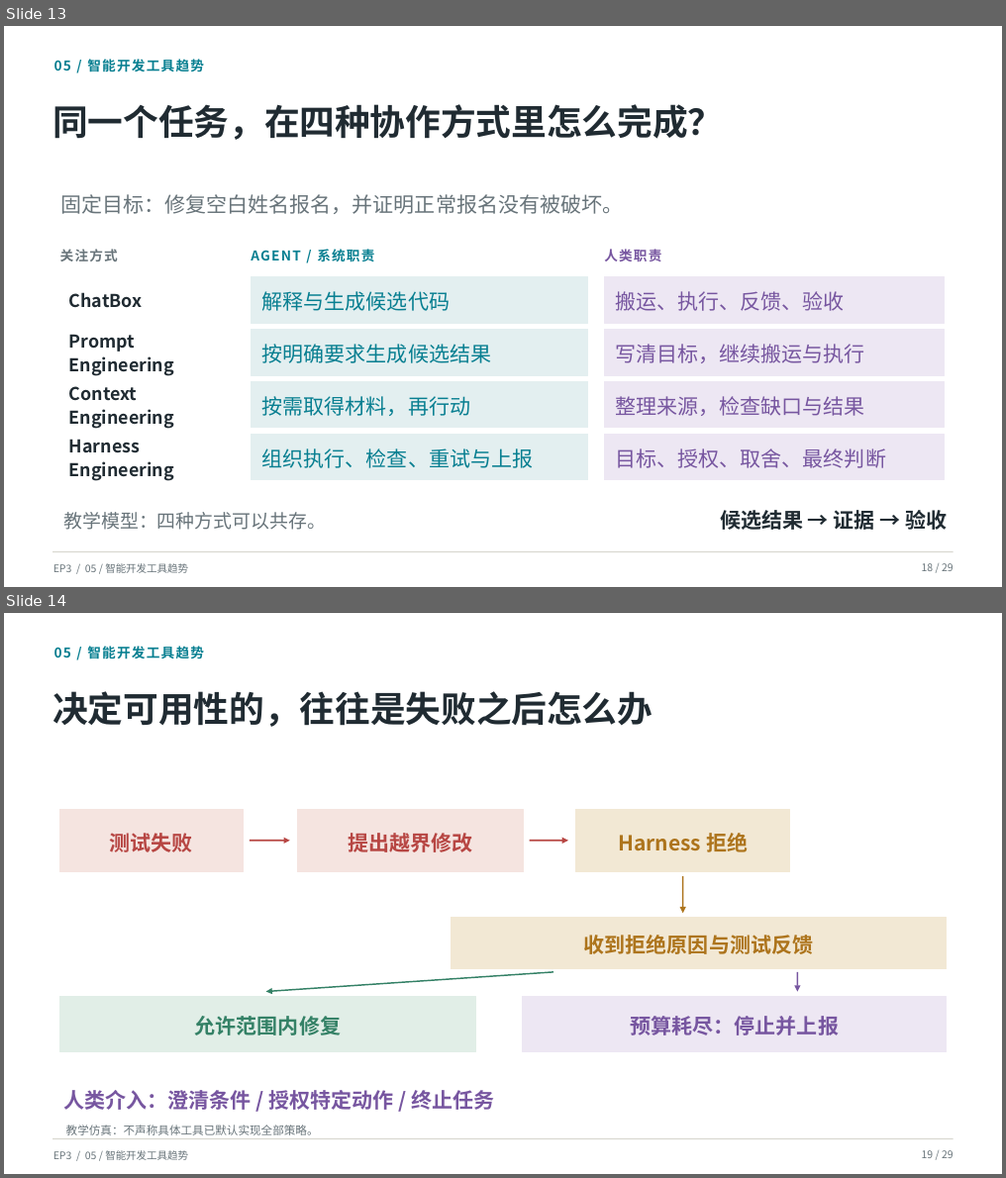
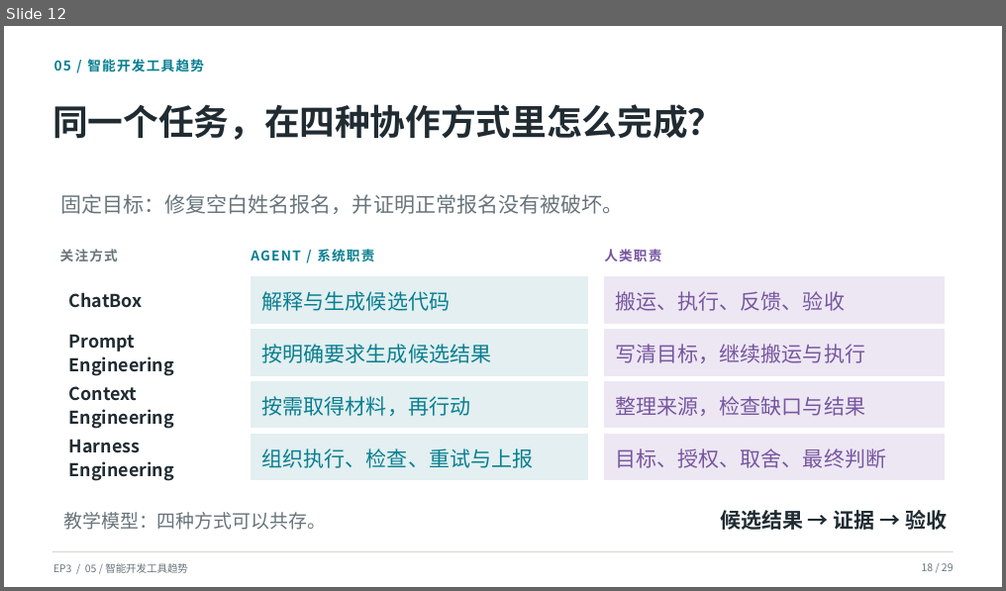
Before and after one commit to SCPZ24/AgentFlow-Salon, a slide deck: PPTs/EP3/Meeting03.pptx. Shown one above the other, each under a label of ours: slides 13 and 14 before the commit, slide 12 after it. The pictures are 1006x1178 and 1006x591 pixels, drawn with LibreOffice and Linux fonts; fonts in the diff are those of the drawing; background and template pictures are left out. Boxes give left, top, right and bottom in pixels: in the first picture for what was removed or moved away, otherwise in the second. Text is boxed around its words. In the diff, an @@ line names an element or a change of style, - is before the commit and + after.

```diff
--- a/PPTs/EP3/Meeting03.pptx
+++ b/PPTs/EP3/Meeting03.pptx
@@ slide 14 removed at [4,613,1002,1174], background picture (left out) @@
@@ text removed at [54,646,204,660] @@
-05 / 智能开发工具趋势
@@ text removed at [53,691,652,727] @@
-决定可用性的，往往是失败之后怎么办
@@ rectangle removed at [60,810,243,872] @@
@@ rectangle removed at [297,810,524,872] @@
@@ rectangle removed at [576,810,790,872] @@
@@ text removed at [110,833,193,853] @@
-测试失败
@@ arrow removed from (250, 841) to (290, 841) @@
@@ text removed at [348,833,472,853] @@
-提出越界修改
@@ arrow removed from (530, 841) to (568, 841) @@
@@ text removed at [618,833,747,853] @@
-Harness 拒绝
@@ arrow removed from (683, 876) to (683, 913) @@
@@ rectangle removed at [450,918,946,969] @@
@@ text removed at [584,935,813,955] @@
-收到拒绝原因与测试反馈
@@ rectangle removed at [60,997,475,1053] @@
@@ arrow removed from (553, 972) to (266, 992) @@
@@ rectangle removed at [523,997,946,1053] @@
@@ arrow removed from (798, 972) to (798, 992) @@
@@ text removed at [195,1016,341,1036] @@
-允许范围内修复
@@ text removed at [631,1016,839,1036] @@
-预算耗尽：停止并上报
@@ text removed at [63,1090,494,1110] @@
-人类介入：澄清条件 / 授权特定动作 / 终止任务
@@ line removed from (53, 1140) to (953, 1140) @@
@@ text removed at [66,1125,319,1136] @@
-教学仿真：不声称具体工具已默认实现全部策略。
@@ text removed at [54,1151,188,1160] @@
-EP3 / 05 / 智能开发工具趋势
@@ text removed at [922,1151,953,1158] @@
-19 / 29
@@ what was slide 13 is now slide 12 @@
```
Also in this commit, not shown: 11 slides changed, 3 slides added, 6 other slides removed, 8 other files.
